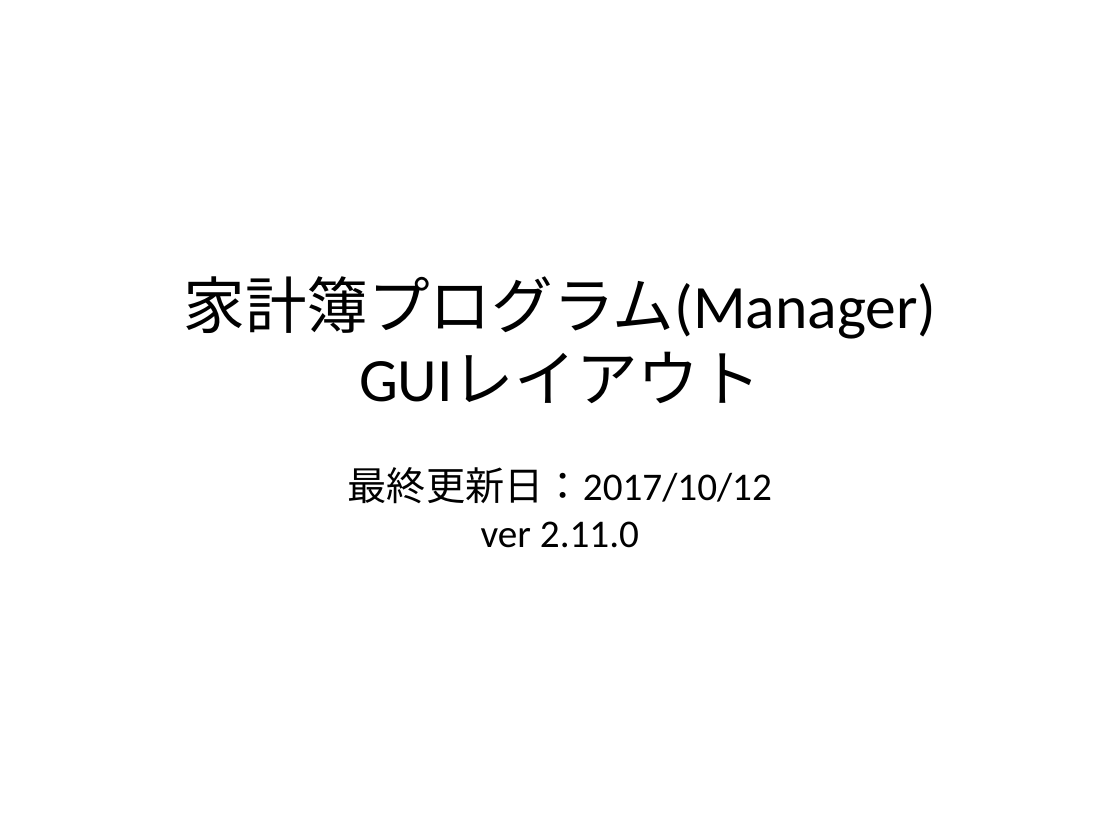
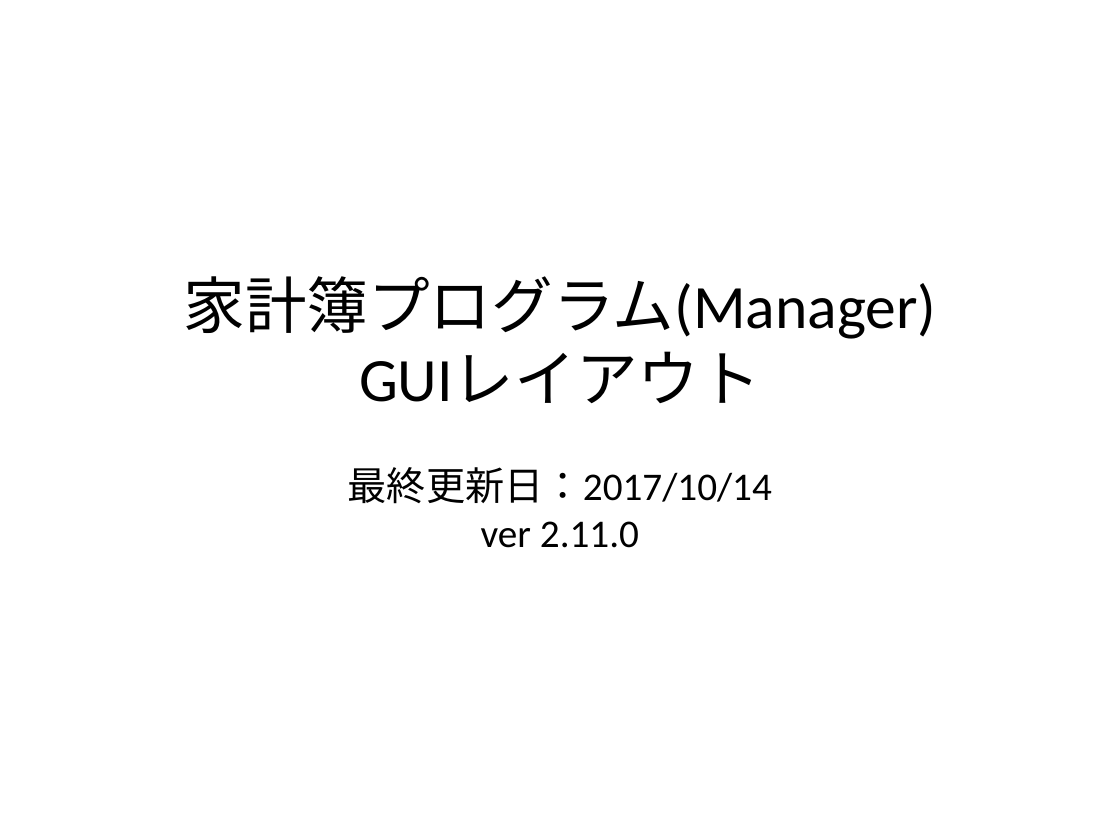
Before and after one commit to Leonis0813/chort, a slide deck: slide 1 of payment_manager/bin/algieba.pptx. Drawn at 1120x840 pixels with LibreOffice and Linux fonts; fonts in the diff are those of the drawing. Boxes give left, top, right and bottom in pixels: in the first picture for what was removed or moved away, otherwise in the second. Text is boxed around its words. In the diff, an @@ line names an element or a change of style, - is before the commit and + after.

```diff
--- a/payment_manager/bin/algieba.pptx
+++ b/payment_manager/bin/algieba.pptx
@@ title at <box>184,276,937,548</box>: text changed @@
-家計簿プログラム(Manager)
-GUIレイアウト
-最終更新日：2017/10/12
-ver 2.11.0
+家計簿プログラム(Manager)
+GUIレイアウト
+最終更新日：2017/10/14
+ver 2.11.0
```
Also in this commit, not shown: 4 other slides changed, 4 other files.
